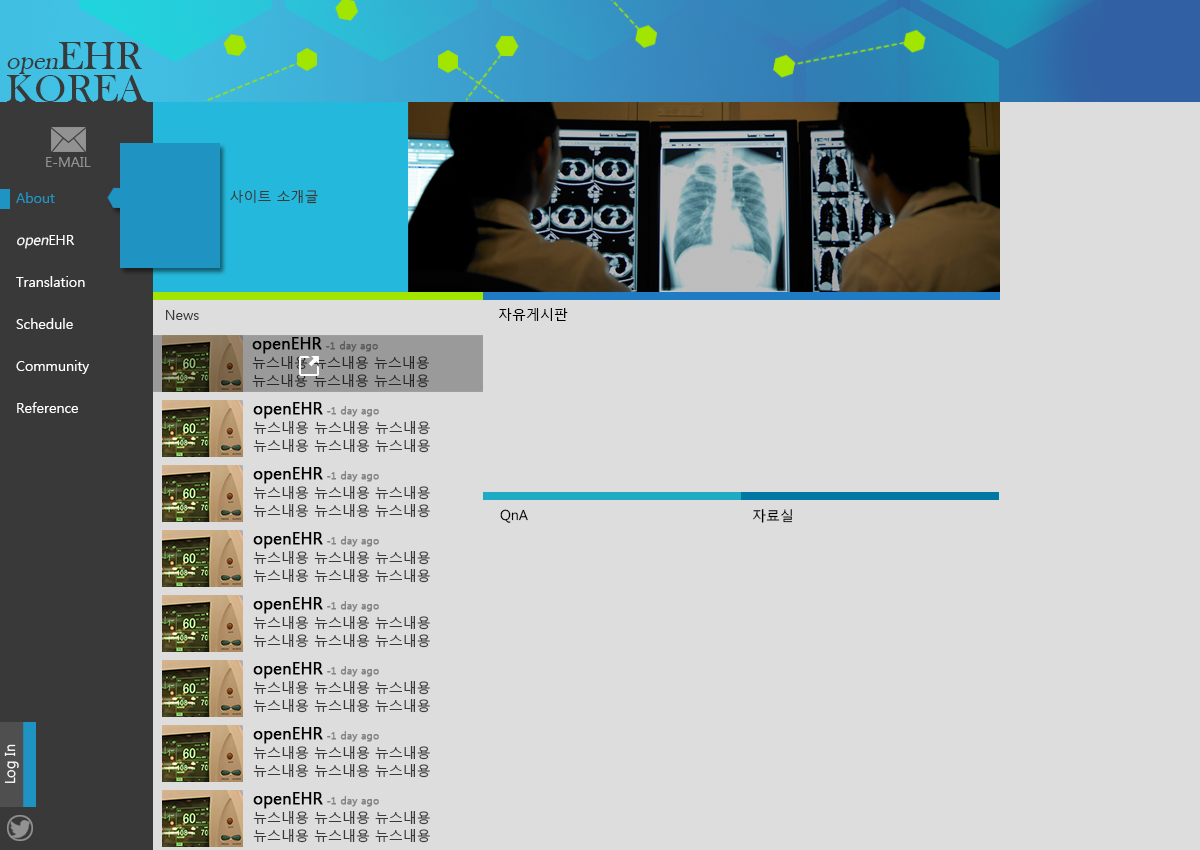
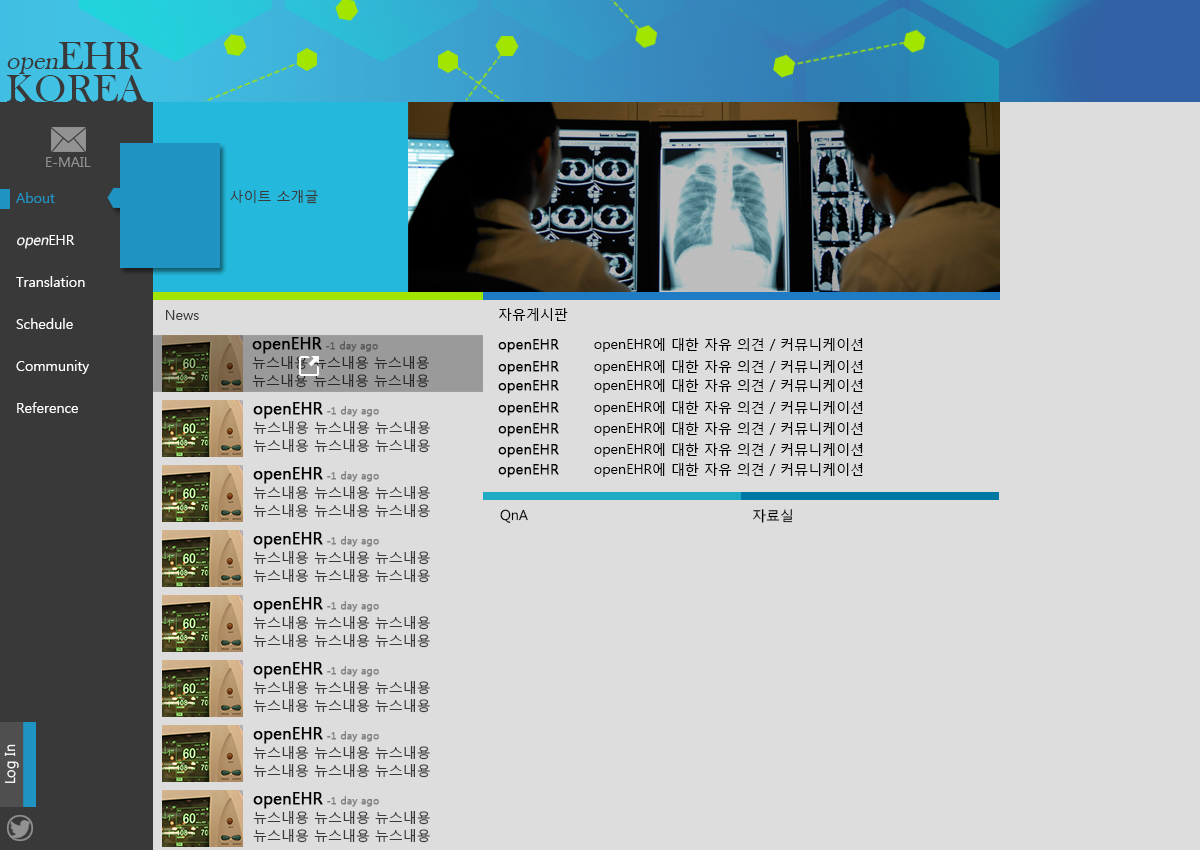
Two versions of the same layered image (w=1200, h=850). Layer-by-layer changes:
added layer "레이어 42" in group "자유게시판" over [left=498, top=379, right=863, bottom=478]
added layer "openEHR openEHR에 대한 자유 의견 / 커뮤니케이션 복사" in group "자유게시판" over [left=498, top=360, right=863, bottom=375]
added layer "openEHR openEHR에 대한 자유 의견 / 커뮤니케이션" in group "자유게시판" over [left=498, top=338, right=863, bottom=353]
